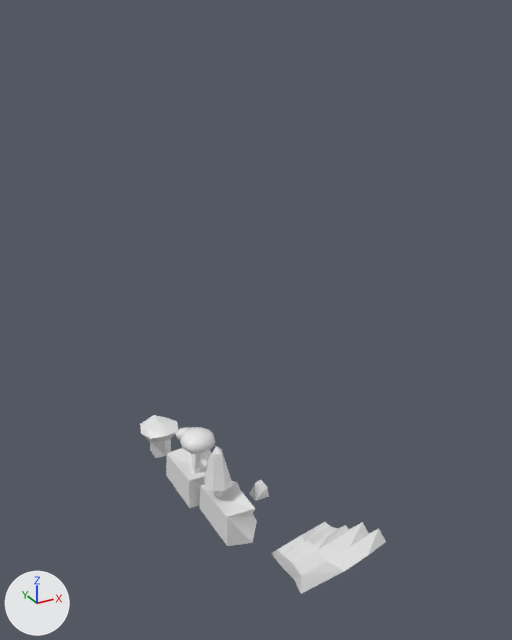
An edit to the Blender file web/client/htdocs/models/bits.blend, drawn before and after from the same camera.
Both versions are drawn from a camera (50 mm lens) standing at (-20.6, -32.8, 29.9) and looking at (0.1, 4.6, 11.1). Lighting does not change. The marker at lower left points along +X, +Y and +Z.

Names of what the first picture shows: 'cliff-section-001', 'cliff-section-002', 'outcrop-001', 'outcrop-002', 'tree-001', 'tree-002'.
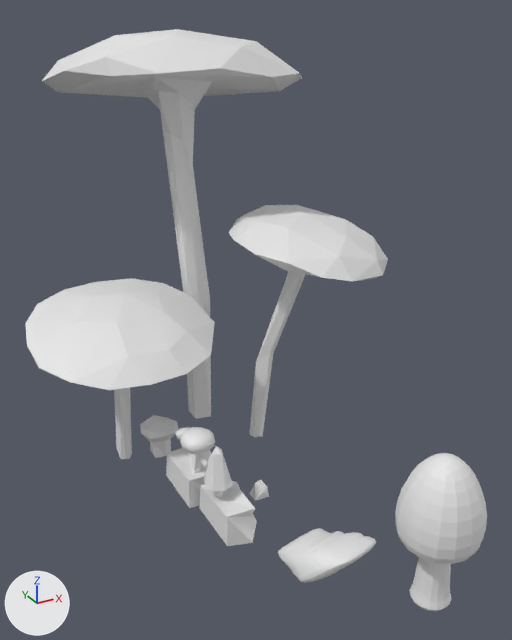
Boxes [x1, y1, x2, y2] around the edits, measured in the pictures (512 x 640 px):
'Cube', added: after [42, 29, 302, 419]
'Cube.002', added: after [25, 278, 215, 459]
'Cube.003', added: after [229, 205, 388, 437]
'outcrop-002.001', added: after [395, 453, 487, 611]
'outcrop-002', modifiers changed (15% narrower, 23% shorter): before [271, 522, 386, 594]; after [278, 528, 376, 583]

The change, as a diff of the scene's bpy script:
```diff
--- a/web/client/htdocs/models/bits.blend.py
+++ b/web/client/htdocs/models/bits.blend.py
@@ me_cube_009 @@
+me_cube_009.from_pydata(...)  # 28 vertices, 26 faces; spans x 0.4..3.9, y 6.3..26.1, z -3.0..2.8
@@ me_cube_010 @@
+me_cube_010.from_pydata(...)  # 56 vertices, 108 faces; spans x -8.2..9.8, y -4.7..13.0, z -0.7..28.5
@@ me_cube_011 @@
+me_cube_011.from_pydata(...)  # 50 vertices, 96 faces; spans x -11.0..10.3, y -14.2..6.8, z -0.7..22.7
@@ ob_outcrop_002 @@
 ob_outcrop_002.scale = (2.12, 0.425, 1.61)
+_m = ob_outcrop_002.modifiers.new('Subsurf', 'SUBSURF')
+_m.levels = 2
@@ ob_outcrop_002_001 @@
+ob_outcrop_002_001 = bpy.data.objects.new('outcrop-002.001', me_cube_009)
+ob_outcrop_002_001.location = (-0.61, -18.29, 0.9)
+ob_outcrop_002_001.rotation_euler = (0.738, -5.993, 0.447)  # degrees (42, -343, 26)
+ob_outcrop_002_001.scale = (2.12, 0.425, 1.61)
+_m = ob_outcrop_002_001.modifiers.new('Subsurf', 'SUBSURF')
+_m.levels = 2
@@ ob_cube @@
+ob_cube = bpy.data.objects.new('Cube', me_cube_010)
+ob_cube.location = (-0.37, 13.16, 0.08)
@@ ob_cube_002 @@
+ob_cube_002 = bpy.data.objects.new('Cube.002', me_cube_011)
+ob_cube_002.location = (-7.41, 11.78, -1.07)
+ob_cube_002.rotation_euler = (-0.0153, 0.0107, 0.00543)  # degrees (-0.9, 0.6, 0.3)
+ob_cube_002.scale = (0.58, 0.58, 0.58)
@@ ob_cube_003 @@
+ob_cube_003 = bpy.data.objects.new('Cube.003', me_cube_010.copy())
+ob_cube_003.location = (2.69, 9.34, -0.81)
+ob_cube_003.rotation_euler = (-0.0605, -0.0843, -2.342)  # degrees (-3.5, -4.8, -134)
+ob_cube_003.scale = (0.628, 0.628, 0.628)
```
